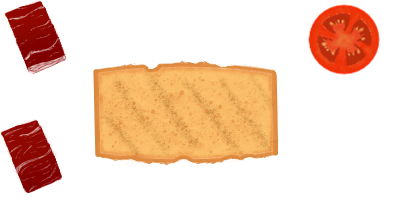
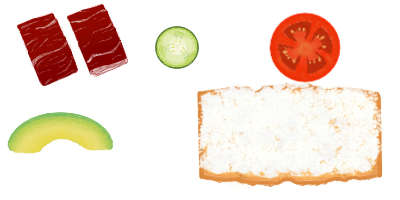
Layered file, before and after one edit (400x200). Changes by layer:
added layer "Pepino" above "Queso cottage" over left=64, top=3, right=256, bottom=128
added layer "Queso cottage" above "Aguacate" over left=128, top=64, right=386, bottom=190
added layer "Aguacate" above "Jamon 2" over left=0, top=17, right=386, bottom=194
painted on "Jamon 2" over left=0, top=0, right=374, bottom=194
painted on "Jamon" over left=0, top=0, right=216, bottom=156
painted on "Tomate" over left=219, top=4, right=386, bottom=163
painted on "Pan" over left=0, top=35, right=386, bottom=194
painted on "Fondo" over left=0, top=0, right=386, bottom=194
